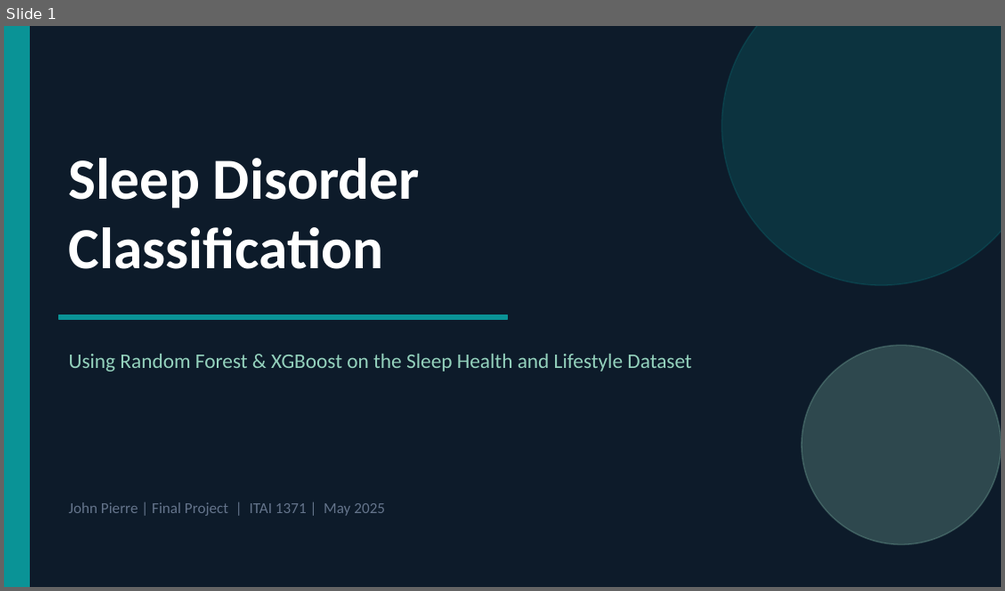
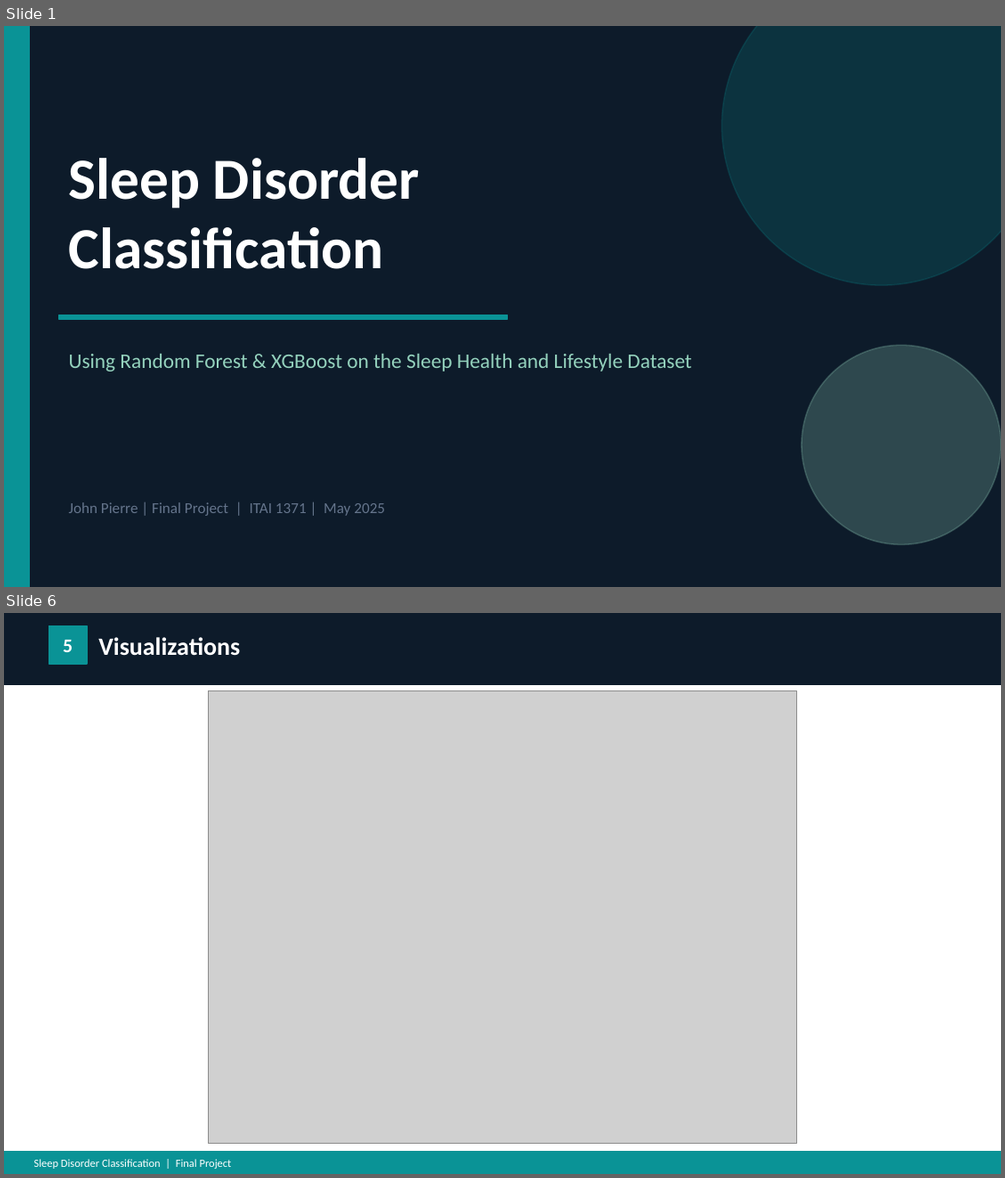
Before and after one commit to jpierre-7/ITAI_1371_ML_Course, a slide deck: final_project/sleep_disorder_presentation.pptx. Shown one above the other, each under a label of ours: slide 1 before the commit, slides 1 and 6 after it; the slides between them are not shown. The pictures are 1005x591 and 1005x1178 pixels, drawn with LibreOffice and Linux fonts; fonts in the diff are those of the drawing; grey boxes stand for pictures. Boxes give left, top, right and bottom in pixels: in the first picture for what was removed or moved away, otherwise in the second. Text is boxed around its words. In the diff, an @@ line names an element or a change of style, - is before the commit and + after.

Commit message:
Finalized presentation!

```diff
--- a/final_project/sleep_disorder_presentation.pptx
+++ b/final_project/sleep_disorder_presentation.pptx
@@ slide 6 added at (4, 613, 1001, 1174), background #FFFFFF @@
@@ rectangle added at (4, 613, 1001, 685), fill #0D1B2A, outline #0D1B2A 1 pt @@
@@ rectangle added at (48, 626, 87, 664), fill #0A9396, outline #0A9396 1 pt @@
@@ text added at (98, 637, 240, 656), 18 pt, text #FFFFFF, bold @@
+Visualizations
@@ text added at (63, 640, 73, 652), 14 pt, text #FFFFFF, bold @@
+5
@@ picture added at (209, 690, 796, 1143) @@
@@ rectangle added at (4, 1151, 1001, 1173), fill #0A9396, outline #0A9396 1 pt @@
@@ text added at (34, 1159, 232, 1168), 8 pt, text #FFFFFF @@
+Sleep Disorder Classification | Final Project
```
Also in this commit, not shown: 8 slides changed, 3 other slides added.
